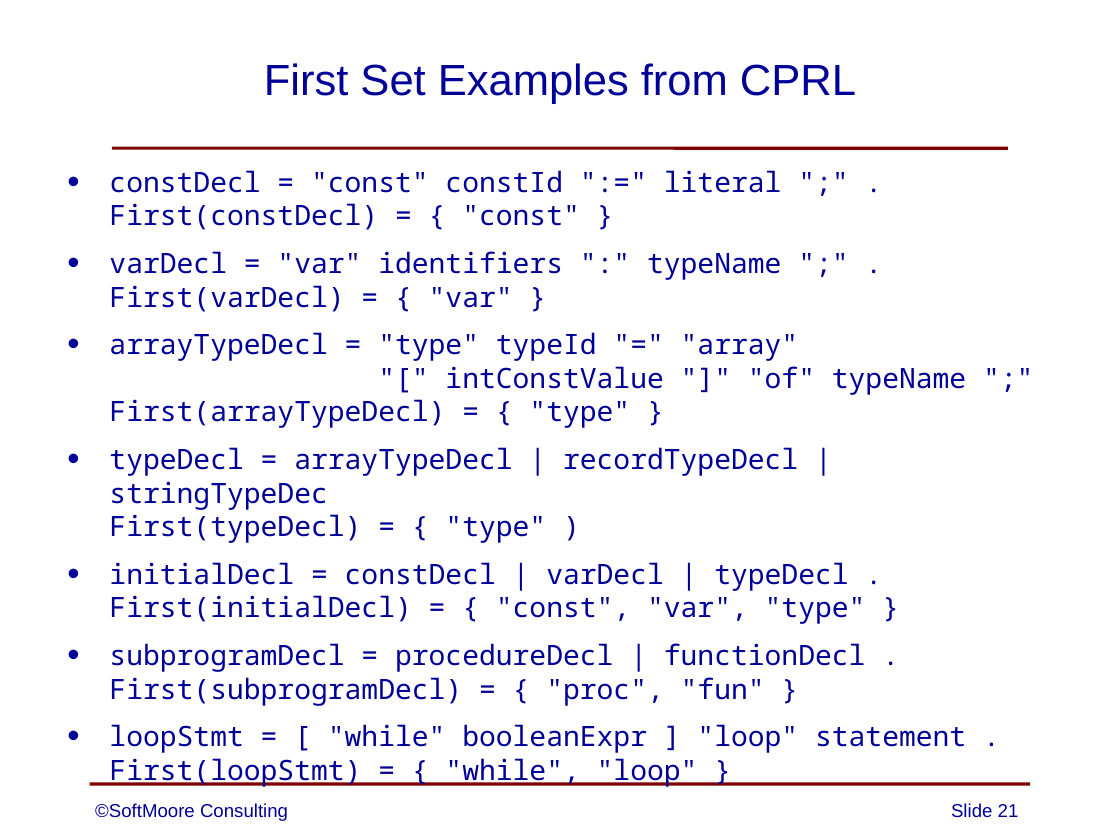
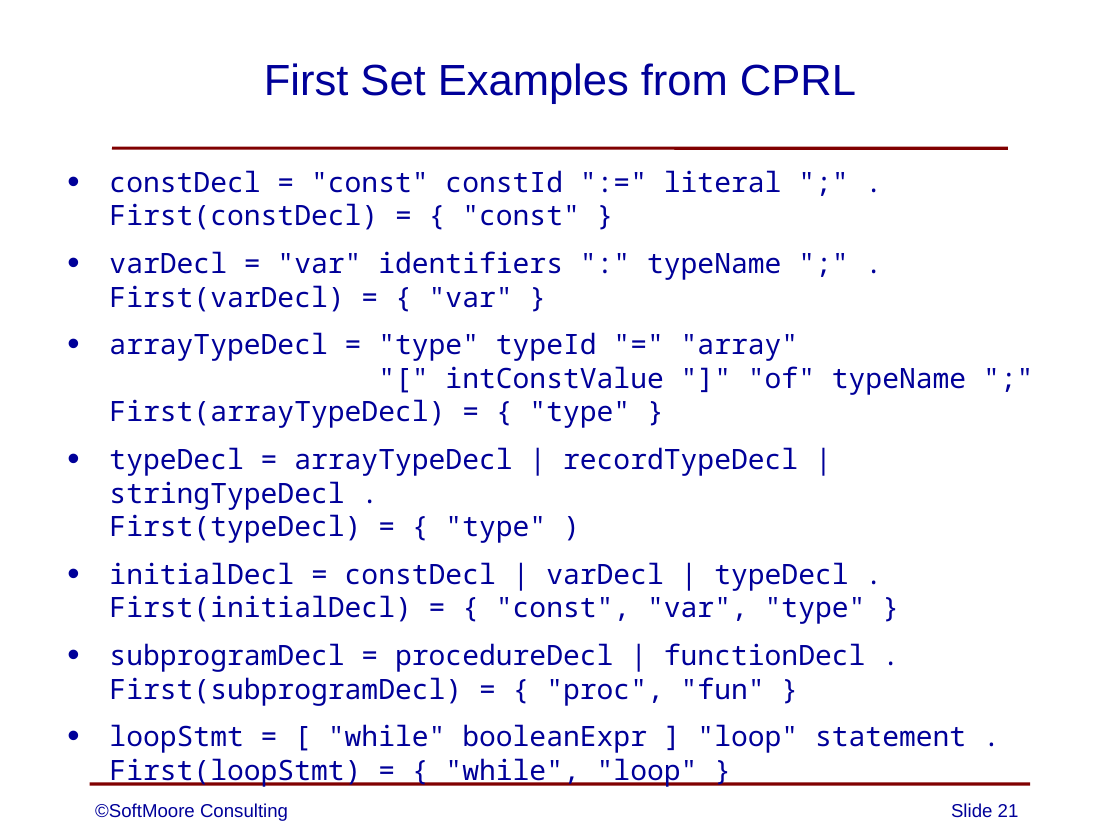
Before and after one commit to SoftMoore/CPRL-Java-4th, a slide deck: slide 21 of PowerPoints/06 - Syntax Analysis.pptx. Drawn at 1120x840 pixels with LibreOffice and Linux fonts; fonts in the diff are those of the drawing. Boxes give left, top, right and bottom in pixels: in the first picture for what was removed or moved away, otherwise in the second. Text is boxed around its words. In the diff, an @@ line names an element or a change of style, - is before the commit and + after.

Commit message:
minor updates to one slide

```diff
--- a/PowerPoints/06 - Syntax Analysis.pptx
+++ b/PowerPoints/06 - Syntax Analysis.pptx
@@ text at (109, 447, 798, 543): text changed @@
-• typeDecl = arrayTypeDecl | recordTypeDecl | stringTypeDec
-  First(typeDecl) = { "type" )
+• typeDecl = arrayTypeDecl | recordTypeDecl | stringTypeDecl .
+  First(typeDecl) = { "type" )
```
